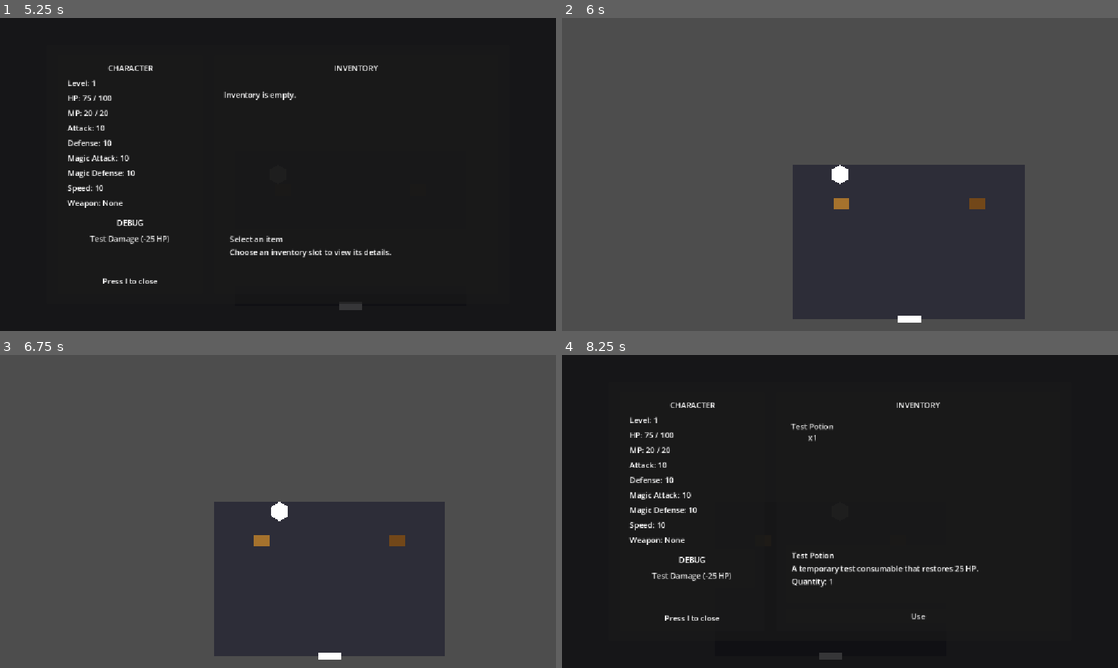
Above: before the commit, frames 1-4 (two rows, left to right).
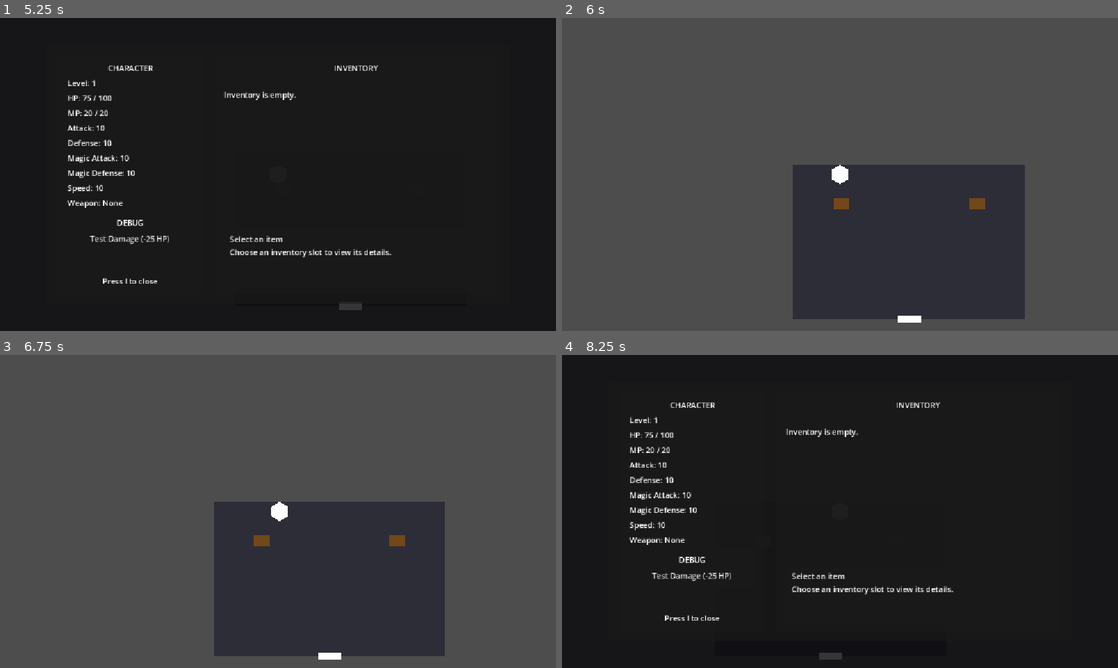
Above: after the commit, the same moments.

Repository: salexume94-pixel/Scripts
Game: Godot game, scene res://scenes/Interior.tscn
Same seed, same stepped clock (60 frames per second), same inputs: the game is played once before the commit and once after it. This scene is started directly instead of the project's main scene.
Inputs (mouse positions are in pixels of both pictures, inside the frame that each line leads up to):
- Up to frame 1 (5.25 s): tap Enter at 0.5, 5 s; hold Up (ui_up) 0.53-2.03 s; tap E at 0.6, 1.35, 2.3, 3.6, 4.35 s; hold Left (ui_left) 2.03-2.75 s; tap I at 2.1, 3.5, 5.1 s; click "Test Damage (-25 HP)" at 2.75 s; hold Left (ui_left) 3.53-4.28 s; hold Down (ui_down) 4.28-5.03 s; hold Right (ui_right) from 5.03 s (still down)
- Up to frame 2 (6 s): tap E at 5.3, 5.85 s; tap I at 5.75 s; release Right (ui_right) at 5.78 s; hold Up (ui_up) from 5.78 s (still down)
- Up to frame 3 (6.75 s): tap Enter at 6.5 s; release Up (ui_up) at 6.53 s; hold Right (ui_right) from 6.53 s (still down); tap E at 6.6 s
- Up to frame 4 (8.25 s): tap I at 7.35 s; tap E at 7.55 s; release Right (ui_right) at 8 s; click (812, 433) at 8 s, where only the run before the commit has a clickable "Test Potion x1"

Frame 1 is identical in both runs. In frame 2, 0.1% of the frame differs, in the area x 48-52%, y 57-62%; in frame 3, 0.1%; in frame 4, 1.3%, in the area x 40-75%, y 21-85%.

Commit message:
Use authoritative item database for chest rewards

Diff:
--- a/world/chest.gd
+++ b/world/chest.gd
@@ -13,10 +13,10 @@
 ## on Godot's global class-name cache being refreshed first.
 
 const ITEM_DATA_SCRIPT = preload("res://items/item_data.gd")
-const TEST_ITEMS_SCRIPT = preload("res://items/test_items.gd")
+const ITEM_DATABASE = preload("res://items/item_database.gd")
 
 ## Stable item ID used to choose the development reward for this chest.
-@export var reward_item_id: String = TEST_ITEMS_SCRIPT.TEST_POTION
+@export var reward_item_id: String = "potion"
 
 # Tracks whether the Player is currently close enough to interact.
 var player_in_range: bool = false
@@ -68,12 +68,11 @@
 	if inventory == null:
 		return
 
-	# Create the temporary development reward used to prove that the Chest
-	# can pass an ItemData object into the Player's inventory.
-	var test_items: Dictionary = TEST_ITEMS_SCRIPT.create_test_items()
-	var reward: Resource = test_items.get(reward_item_id)
+	# Resolve the configured reward ID through the authoritative item catalog.
+	# The Chest owns the reward event, while ItemDatabase owns the definition.
+	var reward: Resource = ITEM_DATABASE.get_item(reward_item_id)
 
-	# Confirm that the generated Resource is actually an ItemData Resource.
+	# Refuse invalid IDs rather than creating or inventing item data at runtime.
 	if reward == null or reward.get_script() != ITEM_DATA_SCRIPT:
 		return
 
